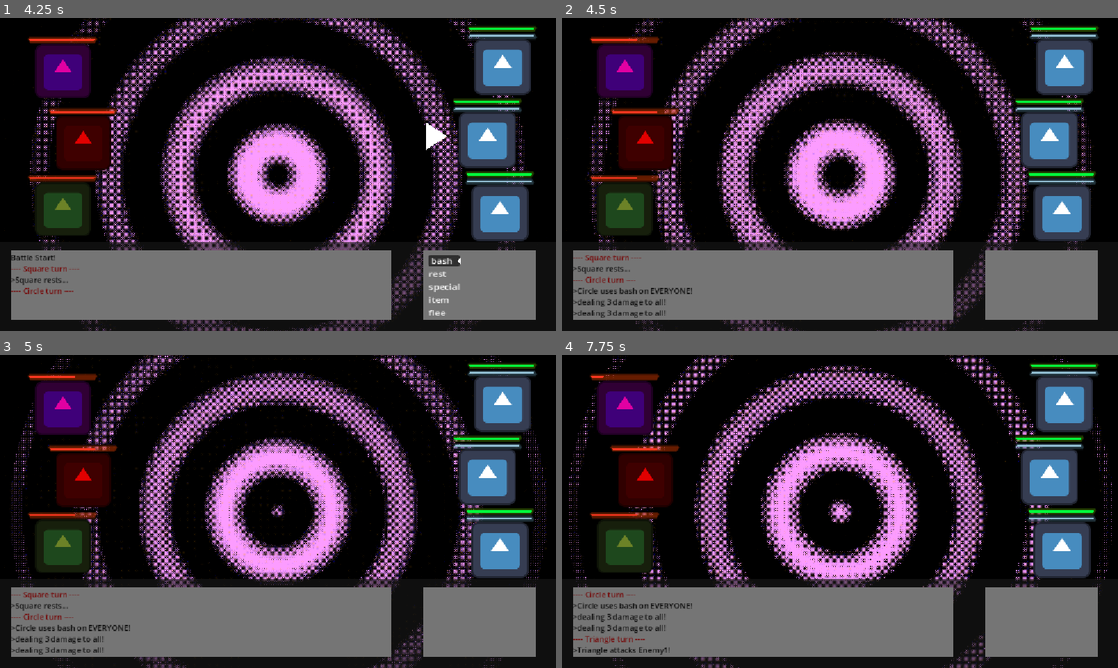
Above: before the commit, frames 1-4 (two rows, left to right).
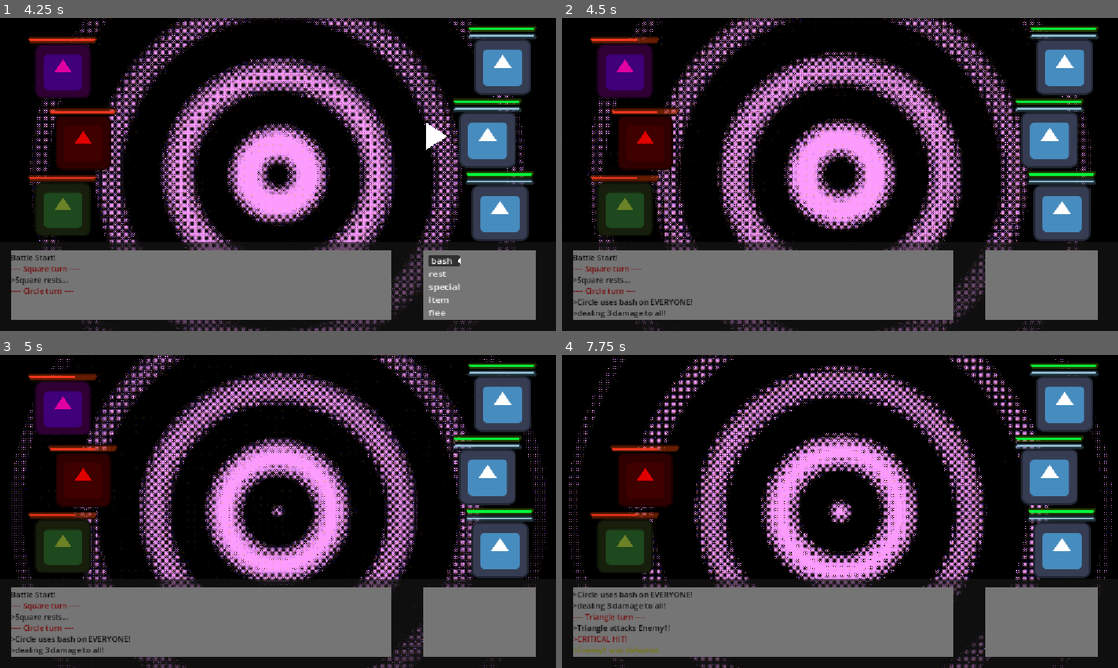
Above: after the commit, the same moments.

Repository: IrsyadNafie/GitExercise-G022
Game: Godot game, scene res://control.tscn
Same seed, same stepped clock (60 frames per second), same inputs: the game is played once before the commit and once after it. The engine's default icon, where the game draws it, is replaced by a stand-in: a white triangle on a blue panel in a dark square.
Inputs:
- Up to frame 1 (4.25 s): tap Enter (ui_accept) at 0.5, 1.52, 1.55, 1.82, 3.02, 3.05, 3.32 s; hold Up (ui_up) 0.53-1.28 s; hold Enter (ui_accept) 0.53-1.28 s; hold Down (ui_down) 1.28-2.03 s; tap Z at 1.35, 2.85 s; hold Enter (ui_accept) 2.03-2.78 s; hold Up (ui_up) 2.03-3.53 s; hold A from 3.53 s (still down); hold Enter (ui_accept) from 3.53 s (still down)
- Up to frame 2 (4.5 s): keep holding A; release Enter (ui_accept) at 4.28 s; tap Z at 4.35 s
- Up to frame 3 (5 s): keep holding A; tap Enter (ui_accept) at 4.52, 4.55, 4.82 s
- Up to frame 4 (7.75 s): release A at 5.03 s; hold Down (ui_down) 5.03-5.78 s; hold Enter (ui_accept) 5.03-5.78 s; hold Up (ui_up) from 5.78 s (still down); tap Z at 5.85, 7.35 s; tap Enter (ui_accept) at 6.02, 6.05, 6.32, 7.52, 7.55 s; hold Enter (ui_accept) 6.53-7.28 s

Frame 1 is identical in both runs. In frame 2, 0.8% of the frame differs, in the area x 2-24%, y 75-93%; in frame 3, 0.8%; in frame 4, 3.1%, in the area x 2-24%, y 5-96%.

Commit message:
status 90% fix

Diff:
--- a/actors.gd
+++ b/actors.gd
@@ -16,6 +16,9 @@
 @export var base_attack: int = 3
 @export var sp_attack: int = 5
 
+@export var crit_chance: float = 50
+@export var crit_multiplier: float = 1.5
+
 @export_category("Progression")
 @export var level: int = 1
 @export var current_exp: int = 0
@@ -24,7 +27,9 @@
 
 var current_hp: int
 var current_sp: int
+var active_statuses: Array[Dictionary] = []
 
+@onready var status_container: HBoxContainer = get_node_or_null("StatusContainer")
 @onready var hp_bar: ProgressBar = get_node_or_null("HPBar")
 @onready var sp_bar: ProgressBar = get_node_or_null("SPBar")
 @onready var turn_arrow: Node2D = get_node_or_null("TurnArrow")
@@ -80,3 +85,60 @@
 	if current_hp < 0:
 		current_hp = 0
 	update_bars()
+
+func apply_status(new_effect: StatusEffect) -> void:
+	active_statuses.append({
+		"effect": new_effect,
+		"turns_left": new_effect.duration
+	})
+	action_logged.emit("[color=purple]>" + character_name + " was inflicted with " + new_effect.name + "![/color]")
+
+	update_status_ui()
+
+func process_statuses() -> bool:
+	var is_stunned = false
+
+	for i in range(active_statuses.size() - 1, -1, -1):
+		var status = active_statuses[i]
+		var effect = status["effect"]
+
+		if effect.type == StatusEffect.EffectType.FIRE:
+			take_damage(effect.amount)
+			action_logged.emit("[color=orange]>" + character_name + " takes " + str(effect.amount) + " damage from " + effect.name + "![/color]")
+
+		elif effect.type == StatusEffect.EffectType.STUN:
+			is_stunned = true
+			action_logged.emit("[color=yellow]>" + character_name + " is paralyzed by " + effect.name + " and cannot move![/color]")
+
+		if not effect.is_permanent:
+			status["turns_left"] -= 1
+			if status["turns_left"] <= 0:
+				action_logged.emit("[color=gray]>" + effect.name + " wore off on " + character_name + ".[/color]")
+				active_statuses.remove_at(i)
+
+	update_status_ui()
+
+	return is_stunned
+
+func update_status_ui() -> void:
+	if not status_container:
+		return
+
+	for child in status_container.get_children():
+		child.queue_free()
+
+	for status in active_statuses:
+		var effect: StatusEffect = status["effect"]
+
+		if effect.icon:
+			var icon_rect = TextureRect.new()
+			icon_rect.texture = effect.icon
+			icon_rect.expand_mode = TextureRect.EXPAND_IGNORE_SIZE
+			icon_rect.custom_minimum_size = Vector2(40, 40)
+			status_container.add_child(icon_rect)
+
+func is_enchanted() -> bool:
+	for status in active_statuses:
+		if status["effect"].type == StatusEffect.EffectType.ENCHANT:
+			return true
+	return false
--- a/battle_manager.gd
+++ b/battle_manager.gd
@@ -18,6 +18,7 @@
 @onready var ui_layer = $UI
 @onready var action_menu = $UI/PlayerPanel/move
 @onready var battle_log = $UI/PlayerPanel/BattleLog/RichTextLabel
+@export var burn_status_resource: StatusEffect
 
 func _ready() -> void:
 	action_menu.hide()
@@ -43,22 +44,33 @@
 	is_in_skill_menu = false
 	selected_skill_to_execute = null
 
+	if turn_queue.size() == 0: return
+
 	var current_actor: Actor = turn_queue[current_actor_index]
 	_on_actor_logged("[color=red]---- " + current_actor.character_name + " turn ----[/color]")
 	current_actor.start_turn()
+	var is_stunned = current_actor.process_statuses()
+	if current_actor.current_hp <= 0:
+		check_death(current_actor)
+		if battle_won: return
+		finish_action()
+		return
+	if is_stunned:
+		finish_action()
+		return
 
 	if current_actor.is_player:
 		reset_main_menu(current_actor)
 		var first_btn = action_menu.get_child(0)
 		if first_btn:
 			first_btn.text = current_actor.attack_name
-
 		action_menu.show()
 		menu_arrow.show()
 		if first_btn:
 			first_btn.grab_focus()
 	else:
 		action_menu.hide()
+		execute_enemy_ai()
 
 func _on_ui_action_selected(action: String) -> void:
 	var current_actor: Actor = turn_queue[current_actor_index]
@@ -107,6 +119,8 @@
 		current_actor.action_logged.emit("[color=green]>Restored HP![/color]")
 	else:
 		current_actor.action_logged.emit("[color=blue]>" + target.character_name + " is boosted![/color]")
+	if selected_skill_to_execute.status_to_apply:
+		target.apply_status(selected_skill_to_execute.status_to_apply)
 	target.update_bars()
 	selected_skill_to_execute = null
 	finish_action()
@@ -225,40 +239,60 @@
 	var current_actor: Actor = turn_queue[current_actor_index]
 	var target = active_enemies[target_index]
 	if target.turn_arrow: target.turn_arrow.hide()
+
 	var dmg = current_actor.base_attack
 	var msg = " attacks "
 	var hits = 1
+
 	if selected_skill_to_execute:
 		current_actor.current_sp -= selected_skill_to_execute.sp_cost
 		current_actor.update_bars()
 		dmg = selected_skill_to_execute.damage
 		msg = " uses " + selected_skill_to_execute.name + " on "
 		hits = selected_skill_to_execute.hits
-		# triangle heavy arrow special
 		if selected_skill_to_execute.name == "heavy-arrow":
 			if randf() < 0.3:
 				_on_actor_logged(">The arrow flew wide! MISS!")
 				selected_skill_to_execute = null
 				finish_action()
 				return
+
+	var has_magic_sword = current_actor.is_enchanted()
+	if has_magic_sword:
+		dmg += 3
+		msg = " strikes with a FLAMING weapon at "
+
 	current_actor.action_logged.emit("[color=black]>" + current_actor.character_name + msg + target.character_name + "![/color]")
+
 	for i in range(hits):
-		target.take_damage(dmg)
+		var final_dmg = dmg
+		if randf() <= current_actor.crit_chance:
+			final_dmg = int(final_dmg * current_actor.crit_multiplier)
+			current_actor.action_logged.emit("[color=red]>CRITICAL HIT![/color]")
+
+		target.take_damage(final_dmg)
+
+		if selected_skill_to_execute and selected_skill_to_execute.status_to_apply:
+			target.apply_status(selected_skill_to_execute.status_to_apply)
+		if has_magic_sword and burn_status_resource:
+			target.apply_status(burn_status_resource)
+
 		check_death(target)
 		if hits > 1: await get_tree().create_timer(0.2).timeout
-	finish_action()
+
+	finish_action() # ONLY ONE CALL HERE NOW
 
 func execute_aoe_attack() -> void:
 	var current_actor: Actor = turn_queue[current_actor_index]
 	current_actor.action_logged.emit("[color=black]>" + current_actor.character_name + " uses " + current_actor.attack_name + " on EVERYONE![/color]")
 	current_actor.action_logged.emit("[color=black]>dealing " + str(current_actor.base_attack) + " damage to all![/color]")
-	@warning_ignore("unused_variable")
+
 	var enemies_to_hit = active_enemies.duplicate()
 	for enemy in enemies_to_hit:
 		if is_instance_valid(enemy) and enemy.current_hp > 0:
 			enemy.take_damage(current_actor.base_attack)
 			check_death(enemy)
-	current_actor.action_logged.emit("[color=black]>dealing " + str(current_actor.base_attack) + " damage to all![/color]")
+
 	finish_action()
 
 func execute_aoe_skill(skill: Skill):
@@ -380,6 +414,9 @@
 	else:
 		current_actor.action_logged.emit("[color=blue]>" + current_actor.character_name + " is boosted![/color]")
 
+	if skill.status_to_apply:
+		current_actor.apply_status(skill.status_to_apply)
+
 	current_actor.update_bars()
 	selected_skill_to_execute = null
 	finish_action()
@@ -417,3 +454,11 @@
 	await get_tree().create_timer(4.0).timeout
 
 	_on_actor_logged(">Returning to map...")
+
+func execute_enemy_ai() -> void:
+	if battle_won: return
+	var current_actor: Actor = turn_queue[current_actor_index]
+
+	_on_actor_logged(">" + current_actor.character_name + " glares menacingly...")
+
+	finish_action()
--- a/control.tscn
+++ b/control.tscn
@@ -452,6 +452,13 @@
 scale = Vector2(0.926, 0.898)
 texture = ExtResource("1_0fbet")
 
+[node name="StatusContainer" type="HBoxContainer" parent="Actors/Player1" unique_id=340612998]
+offset_left = 916.0
+offset_top = 176.0
+offset_right = 956.0
+offset_bottom = 216.0
+scale = Vector2(0.6000098, 0.59999967)
+
 [node name="Player2" type="Node2D" parent="Actors" unique_id=1507940198]
 position = Vector2(-31, 151)
 script = ExtResource("2_kbped")
@@ -515,6 +522,13 @@
 scale = Vector2(0.926, 0.898)
 texture = ExtResource("1_0fbet")
 
+[node name="StatusContainer" type="HBoxContainer" parent="Actors/Player2" unique_id=1903895410]
+offset_left = 910.00006
+offset_top = 176.0
+offset_right = 950.00006
+offset_bottom = 216.0
+scale = Vector2(0.6000098, 0.59999967)
+
 [node name="Player3" type="Node2D" parent="Actors" unique_id=2036492965]
 position = Vector2(-5, 301)
 script = ExtResource("2_kbped")
@@ -578,11 +592,19 @@
 scale = Vector2(0.926, 0.898)
 texture = ExtResource("1_0fbet")
 
+[node name="StatusContainer" type="HBoxContainer" parent="Actors/Player3" unique_id=1014688815]
+offset_left = 913.00006
+offset_top = 177.00002
+offset_right = 953.00006
+offset_bottom = 217.00002
+scale = Vector2(0.6000098, 0.59999967)
+
 [node name="Enemy1" type="Node2D" parent="Actors" unique_id=907974663]
 position = Vector2(-911, 9)
 script = ExtResource("3_ee4bf")
 character_name = "Enemy1"
 is_player = false
+skills = Array[ExtResource("3_fj5cn")]([null, null])
 
 [node name="HPBar" type="ProgressBar" parent="Actors/Enemy1" unique_id=1405507110]
 offset_left = 944.00006
@@ -612,6 +634,13 @@
 polygon = PackedVector2Array(-260.3462, -3.2351837, -284.86145, 12.617569, -260.30774, 28.977982, -260.3266, 13.153976)
 uv = PackedVector2Array(-264, -27, -269, 63, -216, 19)
 
+[node name="StatusContainer" type="HBoxContainer" parent="Actors/Enemy1" unique_id=1238413458]
+offset_left = 1094.0
+offset_top = 183.0
+offset_right = 1134.0
+offset_bottom = 223.0
+scale = Vector2(0.6000098, 0.59999967)
+
 [node name="Enemy2" type="Node2D" parent="Actors" unique_id=503890181]
 position = Vector2(-869, 157)
 script = ExtResource("3_ee4bf")
@@ -646,6 +675,13 @@
 polygon = PackedVector2Array(-260.3462, -3.2351837, -284.86145, 12.617569, -260.30774, 28.977982, -260.3266, 13.153976)
 uv = PackedVector2Array(-264, -27, -269, 63, -216, 19)
 
+[node name="StatusContainer" type="HBoxContainer" parent="Actors/Enemy2" unique_id=404209618]
+offset_left = 1095.0
+offset_top = 183.99998
+offset_right = 1135.0
+offset_bottom = 223.99998
+scale = Vector2(0.6000098, 0.59999967)
+
 [node name="Enemy3" type="Node2D" parent="Actors" unique_id=1296802778]
 position = Vector2(-911, 295)
 script = ExtResource("3_ee4bf")
@@ -679,6 +715,13 @@
 offset = Vector2(247.77422, -13.139282)
 polygon = PackedVector2Array(-260.3462, -3.2351837, -284.86145, 12.617569, -260.30774, 28.977982, -260.3266, 13.153976)
 uv = PackedVector2Array(-264, -27, -269, 63, -216, 19)
+
+[node name="StatusContainer" type="HBoxContainer" parent="Actors/Enemy3" unique_id=501735749]
+offset_left = 1092.0
+offset_top = 183.00002
+offset_right = 1132.0
+offset_bottom = 223.00002
+scale = Vector2(0.6000098, 0.59999967)
 
 [node name="UI" type="CanvasLayer" parent="." unique_id=970283716]
 
--- /dev/null
+++ b/node_2d.tscn
@@ -0,0 +1,5 @@
+[gd_scene format=3 uid="uid://bgiqlv2kr3ftq"]
+
+[node name="Node2D" type="Node2D" unique_id=1879588956]
+
+[node name="Node2D" type="StaticBody2D" parent="." unique_id=2089755223]
--- a/skill.gd
+++ b/skill.gd
@@ -2,7 +2,7 @@
 class_name Skill
 
 enum TargetType { SINGLE_ENEMY, ALL_ENEMY, SINGLE_ALLY, ALL_ALLY, SELF, RANDOM }
-
+@export var status_to_apply: StatusEffect
 @export var name: String = "Skill Name"
 @export var sp_cost: int = 5
 @export var damage: int = 0
--- a/skill/Circle/commandment.tres
+++ b/skill/Circle/commandment.tres
@@ -1,9 +1,11 @@
 [gd_resource type="Resource" script_class="Skill" format=3 uid="uid://djawe21ingrd3"]
 
 [ext_resource type="Script" uid="uid://c04p4kwhd0jof" path="res://skill.gd" id="1_y1cnk"]
+[ext_resource type="Resource" uid="uid://ch6lc7asa1x6b" path="res://status/stun.tres" id="2_1pvo6"]
 
 [resource]
 script = ExtResource("1_y1cnk")
+status_to_apply = ExtResource("2_1pvo6")
 name = "commandment"
 sp_cost = 3
 damage = 3
--- a/skill/Square/enchant.tres
+++ b/skill/Square/enchant.tres
@@ -1,9 +1,11 @@
 [gd_resource type="Resource" script_class="Skill" format=3 uid="uid://3a61wiqsaj3g"]
 
 [ext_resource type="Script" uid="uid://c04p4kwhd0jof" path="res://skill.gd" id="1_haw1s"]
+[ext_resource type="Resource" uid="uid://dj05pdm8klim6" path="res://status/enchant_buff.tres" id="2_bqjq5"]
 
 [resource]
 script = ExtResource("1_haw1s")
+status_to_apply = ExtResource("2_bqjq5")
 name = "enchant"
 sp_cost = 3
 target_type = 4
--- a/skill/Square/psy.tres
+++ b/skill/Square/psy.tres
@@ -1,9 +1,11 @@
 [gd_resource type="Resource" script_class="Skill" format=3 uid="uid://cmrmqnjd3u4ub"]
 
 [ext_resource type="Script" uid="uid://c04p4kwhd0jof" path="res://skill.gd" id="1_batbk"]
+[ext_resource type="Resource" uid="uid://ch6lc7asa1x6b" path="res://status/stun.tres" id="2_lm23d"]
 
 [resource]
 script = ExtResource("1_batbk")
+status_to_apply = ExtResource("2_lm23d")
 name = "psy"
 sp_cost = 3
 damage = 5
--- /dev/null
+++ b/square_idle.tscn
@@ -0,0 +1,53 @@
+[gd_scene format=3 uid="uid://dkipojohkask3"]
+
+[ext_resource type="Texture2D" path="res://character/square-idle-ow.png" id="1_vopf3"]
+
+[sub_resource type="Animation" id="Animation_877xc"]
+length = 0.001
+tracks/0/type = "value"
+tracks/0/imported = false
+tracks/0/enabled = true
+tracks/0/path = NodePath(".:frame")
+tracks/0/interp = 1
+tracks/0/loop_wrap = true
+tracks/0/keys = {
+"times": PackedFloat32Array(0),
+"transitions": PackedFloat32Array(1),
+"update": 1,
+"values": [0]
+}
+
+[sub_resource type="Animation" id="Animation_ldh0u"]
+resource_name = "square idle"
+length = 0.7
+loop_mode = 1
+tracks/0/type = "value"
+tracks/0/imported = false
+tracks/0/enabled = true
+tracks/0/path = NodePath(".:frame")
+tracks/0/interp = 1
+tracks/0/loop_wrap = true
+tracks/0/keys = {
+"times": PackedFloat32Array(0, 0.3),
+"transitions": PackedFloat32Array(1, 1),
+"update": 1,
+"values": [0, 1]
+}
+
+[sub_resource type="AnimationLibrary" id="AnimationLibrary_hhrv4"]
+_data = {
+&"RESET": SubResource("Animation_877xc"),
+&"square idle": SubResource("Animation_ldh0u")
+}
+
+[node name="CharacterBody2D" type="CharacterBody2D" unique_id=1691307969]
+
+[node name="Sprite2D" type="Sprite2D" parent="." unique_id=203217235]
+position = Vector2(244, 414)
+scale = Vector2(0.48, 0.48)
+texture = ExtResource("1_vopf3")
+flip_h = true
+hframes = 2
+
+[node name="AnimationPlayer" type="AnimationPlayer" parent="Sprite2D" unique_id=1372226526]
+libraries/ = SubResource("AnimationLibrary_hhrv4")
--- /dev/null
+++ b/status/burn.tres
@@ -0,0 +1,9 @@
+[gd_resource type="Resource" script_class="StatusEffect" format=3 uid="uid://cfnerqamjouef"]
+
+[ext_resource type="Script" uid="uid://cxl1csb5v1m8r" path="res://status_effect.gd" id="1_aj7nf"]
+[ext_resource type="Texture2D" uid="uid://ddxmxgyyfy8mn" path="res://icon.svg" id="1_l5mx6"]
+
+[resource]
+script = ExtResource("1_aj7nf")
+icon = ExtResource("1_l5mx6")
+metadata/_custom_type_script = "uid://cxl1csb5v1m8r"
--- /dev/null
+++ b/status/enchant_buff.tres
@@ -0,0 +1,12 @@
+[gd_resource type="Resource" script_class="StatusEffect" format=3 uid="uid://dj05pdm8klim6"]
+
+[ext_resource type="Script" uid="uid://cxl1csb5v1m8r" path="res://status_effect.gd" id="1_p2qot"]
+[ext_resource type="Texture2D" uid="uid://ddxmxgyyfy8mn" path="res://icon.svg" id="1_wd4ns"]
+
+[resource]
+script = ExtResource("1_p2qot")
+icon = ExtResource("1_wd4ns")
+name = "Enchant"
+type = 2
+is_permanent = true
+metadata/_custom_type_script = "uid://cxl1csb5v1m8r"
--- /dev/null
+++ b/status/stun.tres
@@ -0,0 +1,11 @@
+[gd_resource type="Resource" script_class="StatusEffect" format=3 uid="uid://ch6lc7asa1x6b"]
+
+[ext_resource type="Texture2D" uid="uid://ddxmxgyyfy8mn" path="res://icon.svg" id="1_jipos"]
+[ext_resource type="Script" uid="uid://cxl1csb5v1m8r" path="res://status_effect.gd" id="1_t702c"]
+
+[resource]
+script = ExtResource("1_t702c")
+icon = ExtResource("1_jipos")
+name = "Stun"
+type = 1
+metadata/_custom_type_script = "uid://cxl1csb5v1m8r"
--- /dev/null
+++ b/status_effect.gd
@@ -0,0 +1,11 @@
+extends Resource
+class_name StatusEffect
+
+enum EffectType { FIRE, STUN, ENCHANT }
+
+@export var icon: Texture2D
+@export var name: String = "Burn"
+@export var type: EffectType = EffectType.FIRE
+@export var amount: int = 2
+@export var duration: int = 3
+@export var is_permanent: bool = false
Not shown: 1 places in control.tscn that only renumber resources
Not shown, added: status_effect.gd.uid
